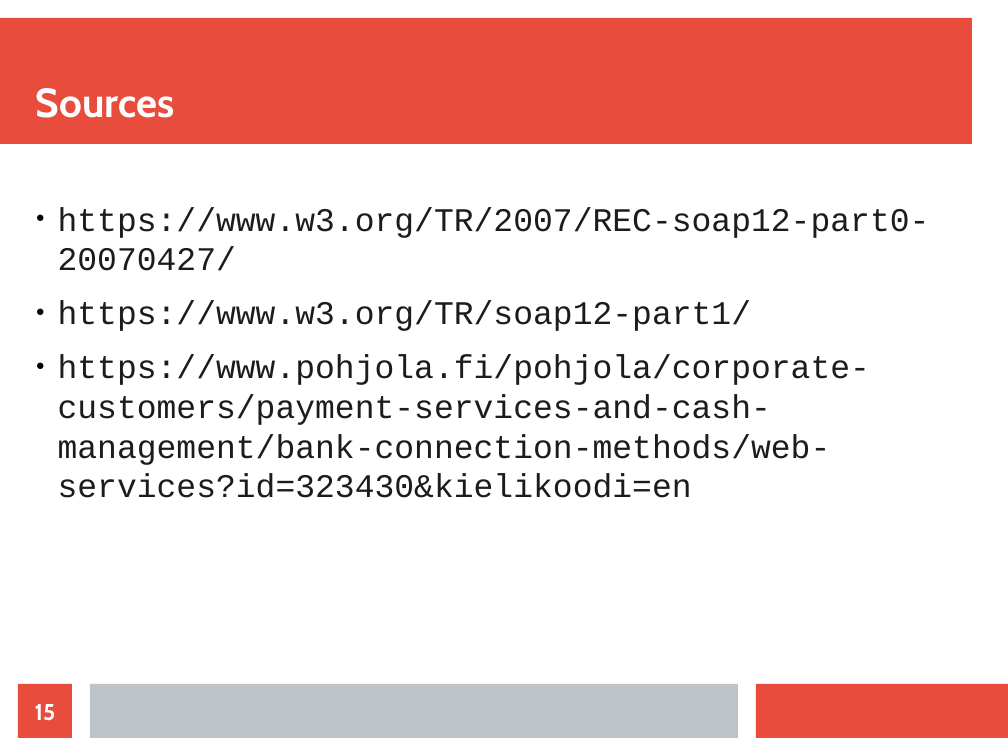
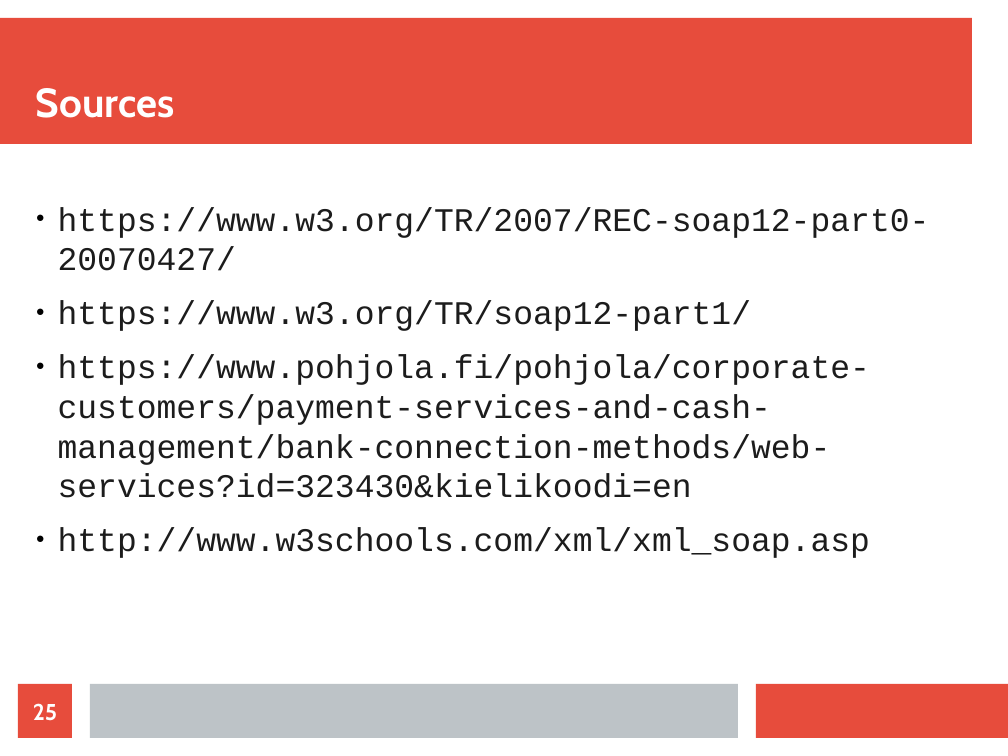
Before and after one commit to maxotta/pia-labs, a slide deck: slide 25 of lectures/ws_wsockets/ws_wsockets.odp (slide 15 before the commit). Drawn at 1008x756 pixels with LibreOffice and Linux fonts; fonts in the diff are those of the drawing. Boxes give left, top, right and bottom in pixels: in the first picture for what was removed or moved away, otherwise in the second. Text is boxed around its words. In the diff, an @@ line names an element or a change of style, - is before the commit and + after.

Commit message:
[lec-wss] Almost finished SOAP

```diff
--- a/lectures/ws_wsockets/ws_wsockets.odp
+++ b/lectures/ws_wsockets/ws_wsockets.odp
@@ text at [58,527,870,558]: paragraph added @@
+● http://www.w3schools.com/xml/xml_soap.asp
@@ page number at [33,703,57,721]: text changed @@
-15
+25
```
Also in this commit, not shown: 4 other slides changed, 12 slides added.
